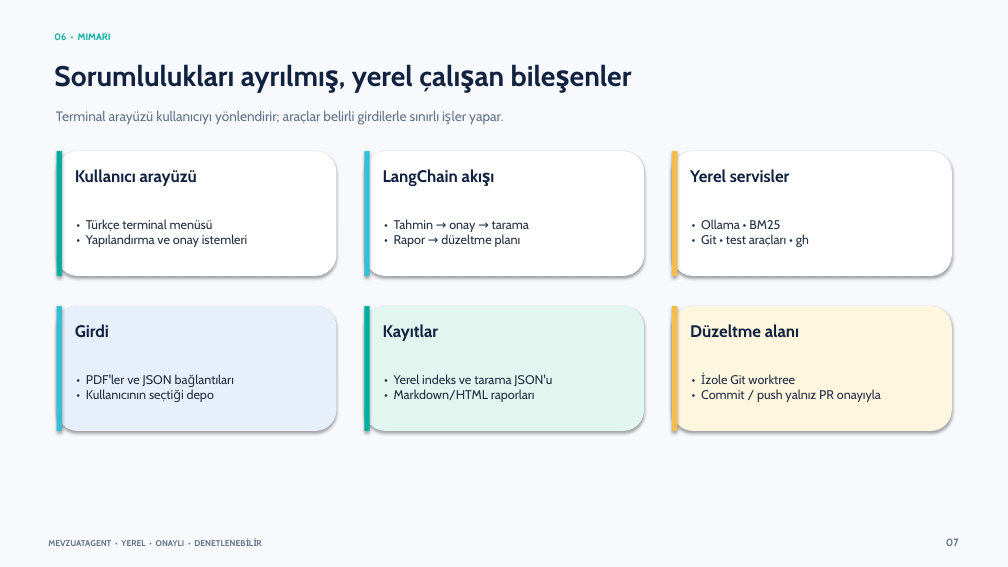
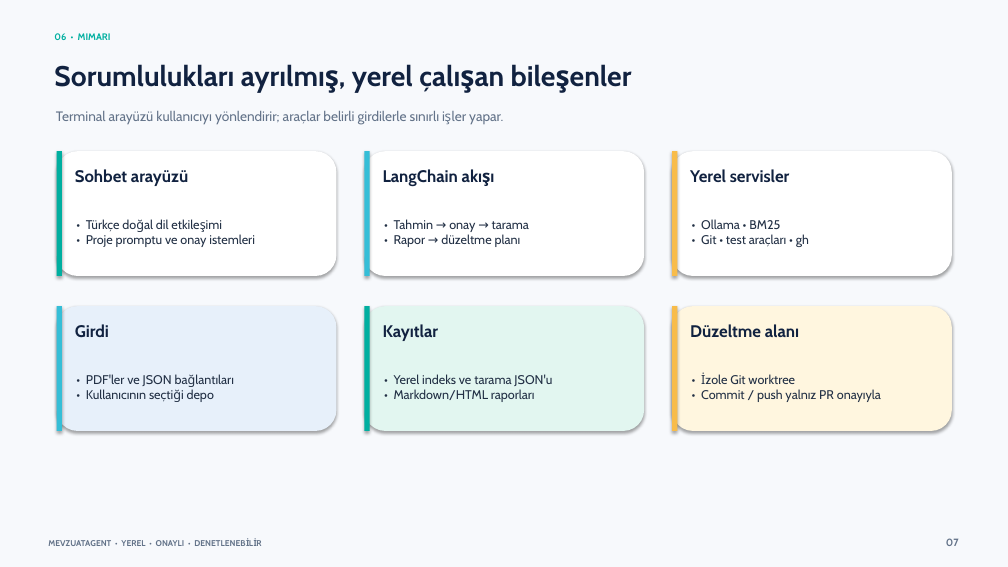
Before and after one commit to mehmetdenizersoy-code/MevzuatAgent, a slide deck: slide 7 of docs/MevzuatAgent_Odev_Sunumu_TR.pptx. Drawn at 1008x567 pixels with LibreOffice and Linux fonts; fonts in the diff are those of the drawing. Boxes give left, top, right and bottom in pixels: in the first picture for what was removed or moved away, otherwise in the second. Text is boxed around its words. In the diff, an @@ line names an element or a change of style, - is before the commit and + after.

```diff
--- a/docs/MevzuatAgent_Odev_Sunumu_TR.pptx
+++ b/docs/MevzuatAgent_Odev_Sunumu_TR.pptx
@@ text at (x1=75, y1=169, x2=188, y2=186): text changed @@
-Kullanıcı arayüzü
+Sohbet arayüzü
@@ text at (x1=86, y1=219, x2=255, y2=247): text changed @@
-• Türkçe terminal menüsü
-• Yapılandırma ve onay istemleri
+• Türkçe doğal dil etkileşimi
+• Proje promptu ve onay istemleri
```
Also in this commit, not shown: 10 other slides changed, 2 slides added, 10 other files.
